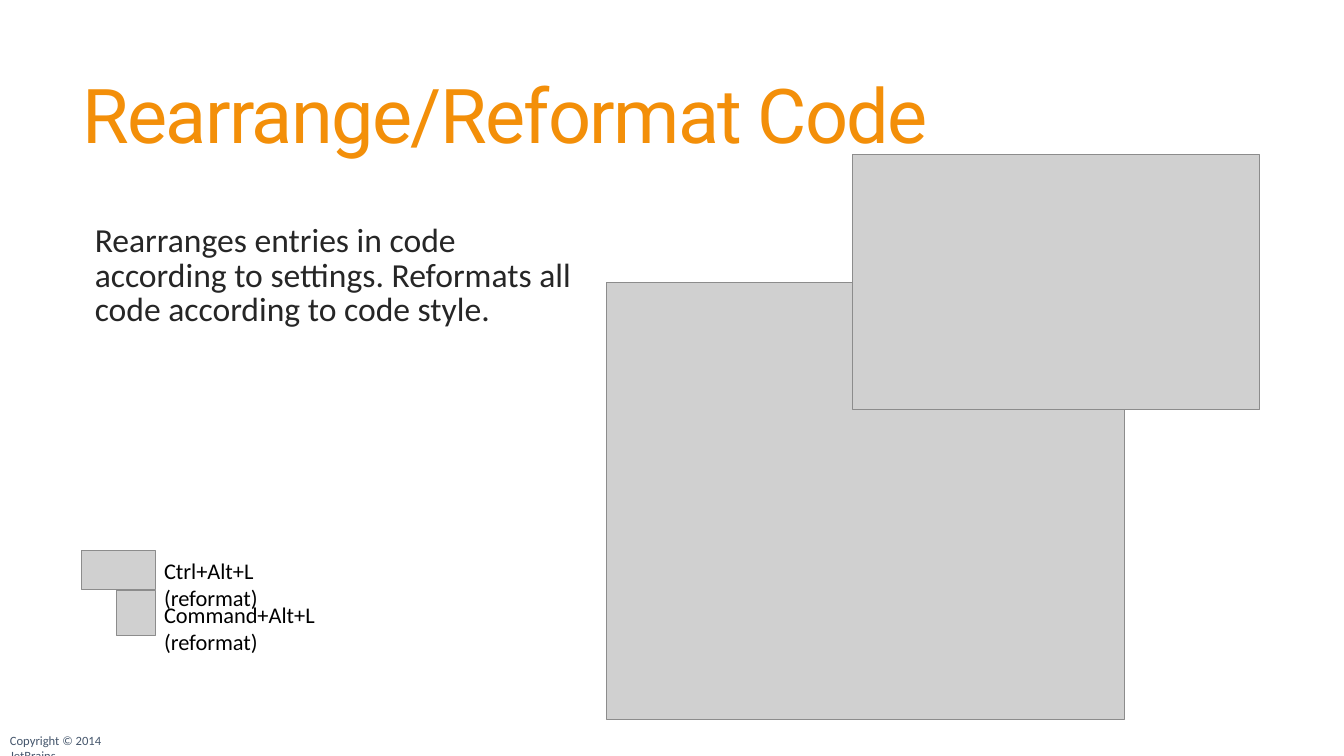
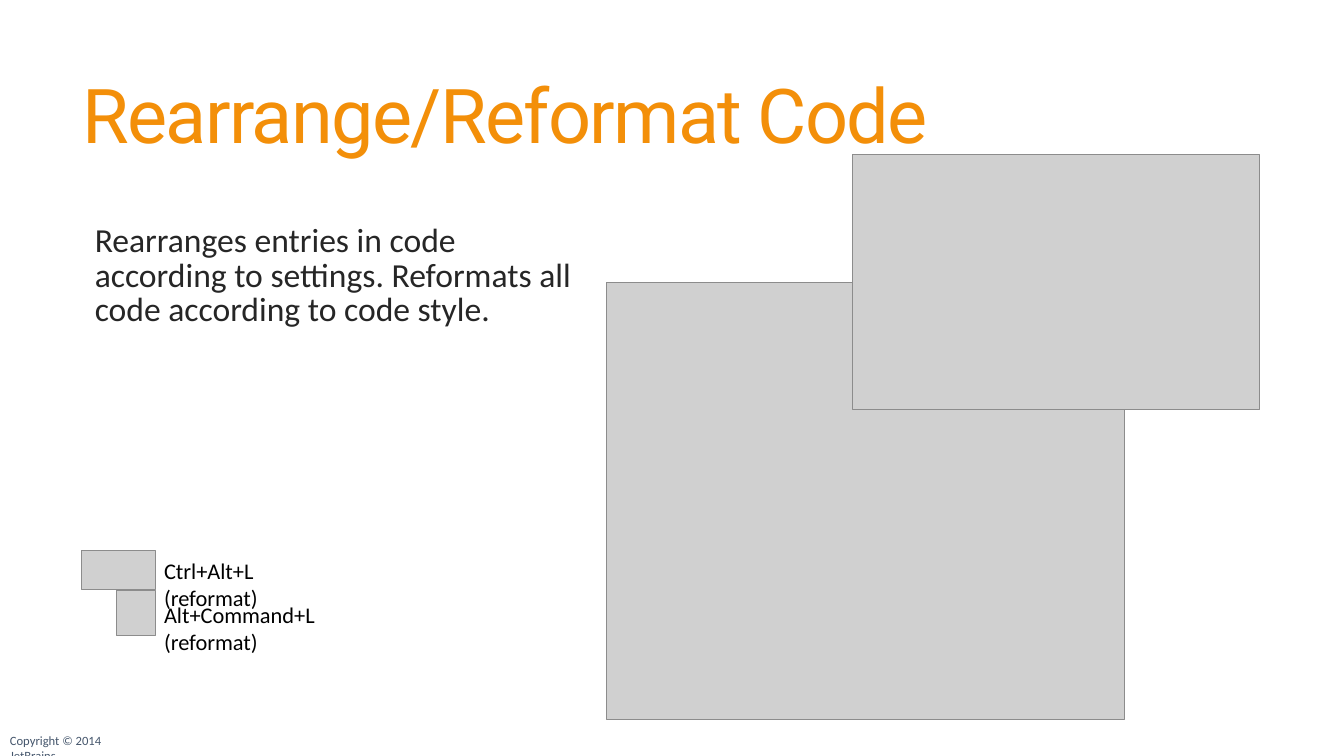
Before and after one commit to JetBrains/phpstorm-workshop, a slide deck: slide 42 of PhpStorm Workshop.pptx. Drawn at 1344x756 pixels with LibreOffice and Linux fonts; fonts in the diff are those of the drawing; grey boxes stand for pictures; background and template pictures are left out. Boxes give left, top, right and bottom in pixels: in the first picture for what was removed or moved away, otherwise in the second. Text is boxed around its words. In the diff, an @@ line names an element or a change of style, - is before the commit and + after.

```diff
--- a/PhpStorm Workshop.pptx
+++ b/PhpStorm Workshop.pptx
@@ text at <box>164,604,315,653</box>: text changed @@
-Command+Alt+L (reformat)
+Alt+Command+L (reformat)
```
Also in this commit, not shown: 29 other slides changed, 1 other file.
